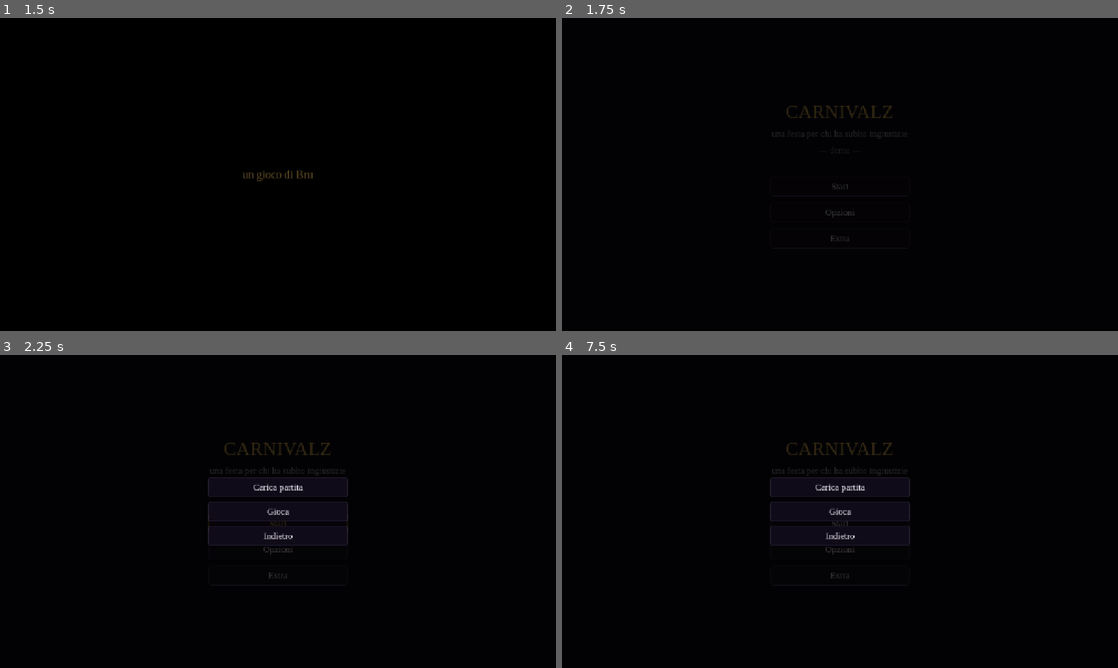
Above: before the commit, frames 1-4 (two rows, left to right).
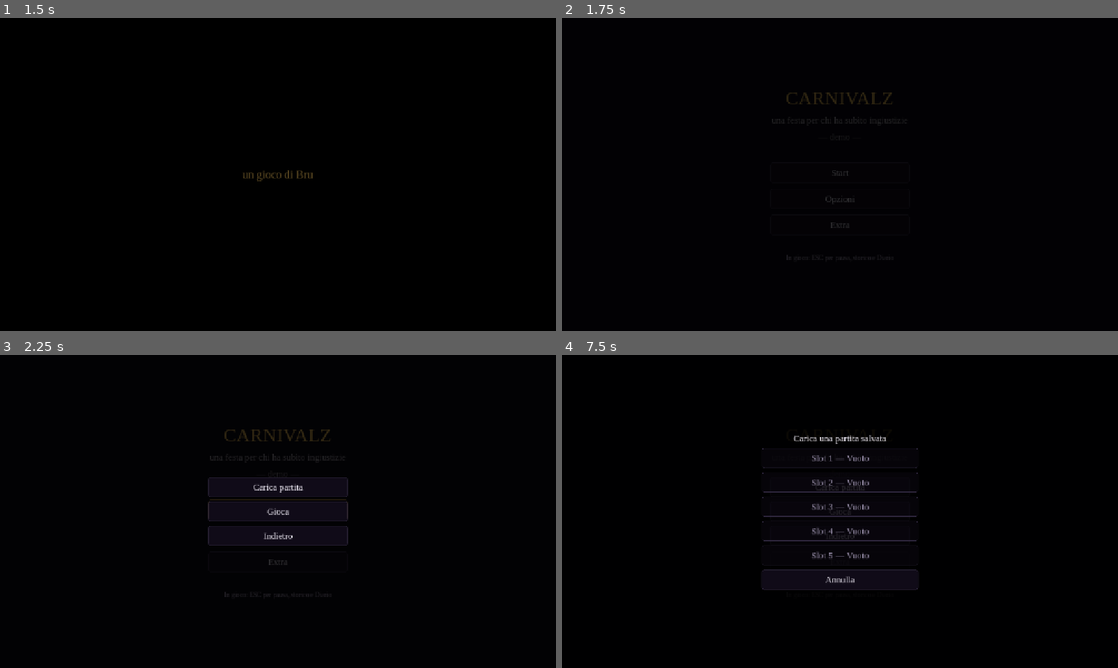
Above: after the commit, the same moments.

Repository: Rio-Chico-Devs/Carnivalz
Game: Godot game, scene res://scenes/Splash.tscn
The game is run twice, just before and just after one commit, with the same random seed, the same clock (stepped at 60 frames per second) and the same inputs.
Inputs (mouse positions are in pixels of both pictures, inside the frame that each line leads up to):
- Up to frame 1 (1.5 s): click (278, 174) at 0.5 s; click (278, 174) at 1.25 s
- Up to frame 2 (1.75 s): no input
- Up to frame 3 (2.25 s): click "Start" at 2 s
- Up to frame 4 (7.5 s): click "Carica partita" at 2.75 s; click "Indietro" at 3.5 s; click "Start" at 4.25 s; click "Gioca" at 5 s; click "Gioca" at 5.75 s; click "Opzioni" at 6.5 s; click "Extra" at 7.25 s

Frame 1 is identical in both runs. In frame 2, 0.6% of the frame differs, in the area x 37-61%, y 23-78%; in frame 3, 0.7%; in frame 4, 1.9%, in the area x 36-64%, y 25-76%.

Commit message:
Menu di pausa con storico dei dialoghi e Diario (ESC)
Tre mancanze che erano in realta' la stessa: il gioco non si poteva
fermare. Chi saltava una battuta con un click di troppo non poteva
rileggerla, chi si alzava dalla sedia a meta' combattimento lasciava i
turni a scorrere, e il Diario di cui il tutorial parlava non esisteva.

- scripts/Pausa.gd (nuovo autoload, CanvasLayer 100): pausa aperta con
  ESC da qualunque schermata di gioco. E' un autoload e non una scena
  perche' cambiare scena da dentro uno squarcio distruggerebbe la
  schermata eventi e rientrarci rifarebbe partire il nodo corrente, con
  i suoi agguati. Non si apre a meta' di una dissolvenza; ESC da un
  sotto-pannello torna al menu invece di buttare fuori dalla pausa.
- GameState.storico + registra_storico(): ogni messaggio che passa dal
  box viene ricordato (tetto di 200 voci), con il colore del suo tipo.
  Non entra nel salvataggio; svuotato da nuova_partita e reset_campagna.
- Diario: stato e statistiche, cosa sta facendo crescere il
  protagonista (quanto manca al prossimo punto, per ogni azione
  tracciata), passive, squadra, osservazioni e la valutazione
  dell'Organizzazione, che parla per gradi e non per percentuali.
- Fix: in Godot create_timer() ignora la pausa di default. I due punti
  dove serviva (turno nemico, uscita dalla zona) ora passano false,
  altrimenti il combattimento andava avanti dietro al menu aperto.
- Transizioni in PROCESS_MODE_ALWAYS: una dissolvenza deve poter finire
  anche in pausa, o lo schermo resta nero.
- Scoperta: il tutorial nomina il Diario esplicitamente e il menu
  principale porta una riga discreta sull'ESC.

Co-Authored-By: Claude Opus 5 <noreply@anthropic.com>
Claude-Session: https://claude.ai/code/session_01AE7uzpDH1Lo1PHb29aXJxZ

Diff:
--- a/data/events_tutorial.json
+++ b/data/events_tutorial.json
@@ -207,7 +207,8 @@
 				{ "tipo": "narrazione", "testo": "Uno schermo oscurato si accende con un ronzio elettrico." },
 				{ "tipo": "dialogo", "chi": "figura_misteriosa", "testo": "Buongiorno unità Pk09, ci rallegriamo di ritrovarti operativo e in ottima salute. Proseguiamo a renderti grazie per i tuoi sforzi e ti confermiamo il successo dell'operazione." },
 				{ "tipo": "dialogo", "chi": "figura_misteriosa", "testo": "Vanno corretti alcuni errori grammaticali nelle pratiche, errore trascurabile, ma ci teniamo a fartelo presente. Per il resto hai già disponibile nel tuo diario gli eventi che vanno completati nell'arco della giornata." },
-				{ "tipo": "narrazione", "testo": "[Qui andrà spiegato il menu del Diario: le tue osservazioni personali, i task, gli eventi, i legami con la squadra, il tasso di soddisfazione dell'Organizzazione e le tue statistiche — schermata non ancora costruita.]" },
+				{ "tipo": "dialogo", "chi": "figura_misteriosa", "testo": "Le ricordiamo che il suo Diario è sempre consultabile: vi troverà le sue statistiche, quali sue abitudini la stanno facendo crescere, le creature che ha studiato, i legami con la squadra e la nostra valutazione sul suo operato." },
+				{ "tipo": "narrazione", "testo": "Puoi aprire il Diario in qualunque momento premendo ESC: da lì passi anche allo storico di tutto quello che hai letto finora." },
 				{ "tipo": "dialogo", "chi": "figura_misteriosa", "testo": "Bene unità Pk09, la nostra attuale istanza si ritira per deliberare. Complimenti per il tuo recente successo, ci aspettiamo grandi cose da lei. Per aspera ad astra!" },
 				{ "tipo": "narrazione", "testo": "Lo schermo si spegne con un ronzio elettrico." },
 				{ "tipo": "dialogo", "chi": "anonimo", "testo": "Bene, finalmente la parte noiosa è finita, odio le scartoffie... Dovrei vedermi con Veronica per il mio ultimo allenamento..." }
--- a/project.godot
+++ b/project.godot
@@ -18,6 +18,7 @@
 Stile="*res://scripts/Stile.gd"
 Impostazioni="*res://scripts/Impostazioni.gd"
 Transizioni="*res://scripts/Transizioni.gd"
+Pausa="*res://scripts/Pausa.gd"
 
 [display]
 
--- a/scripts/Combattimento.gd
+++ b/scripts/Combattimento.gd
@@ -474,7 +474,9 @@
 			# battute "dopo" commentano quel che e' appena successo, non lo anticipano
 			avanza_tutorial(azione)
 	else:
-		await get_tree().create_timer(0.8).timeout
+		# process_always = false: in Godot un timer ignora la pausa di default,
+		# e il nemico agirebbe dietro al menu di pausa aperto
+		await get_tree().create_timer(0.8, false).timeout
 		turno_nemico(attaccante)
 	if giocatore_e_fuggito:
 		return  # il combattimento e' finito qui, niente altro da risolvere sul turno
--- a/scripts/GameState.gd
+++ b/scripts/GameState.gd
@@ -85,6 +85,13 @@
 var passive_sbloccate: Array[String] = []
 var passive_da_notificare: Array[String] = []  # svuotato da chi le mostra a schermo
 var nodi_visitati: Array[String] = []    # per contare l'esplorazione (una volta per stanza)
+
+# Storico dei messaggi gia' letti nel box: in un gioco fatto di testo, un click
+# di troppo non deve far perdere per sempre una battuta. Non entra nel
+# salvataggio (e' contesto della sessione, non progresso) e ha un tetto, cosi'
+# una partita lunga non se lo porta dietro all'infinito.
+const STORICO_MASSIMO := 200
+var storico: Array[Dictionary] = []      # {tipo, chi, testo}, dal piu' vecchio
 
 # hp che il party si porta dietro da uno scontro al successivo, finche' gli
 # scontri si incatenano senza respiro (ondate di agguati, fasi di un boss).
@@ -279,6 +286,7 @@
 	passive_sbloccate.clear()
 	passive_da_notificare.clear()
 	nodi_visitati.clear()
+	storico.clear()
 	hp_persistenti.clear()
 	sacca.clear()
 	collezionabili.clear()
@@ -618,6 +626,15 @@
 func aggiungi_ospite(id_personaggio: String) -> void:
 	if personaggi.has(id_personaggio) and id_personaggio not in ospiti:
 		ospiti.append(id_personaggio)
+
+func registra_storico(tipo: String, chi: String, testo: String) -> void:
+	# ogni messaggio che passa dal box finisce qui, cosi' il giocatore puo'
+	# rileggerlo dalla pausa anche se ha cliccato troppo in fretta
+	if testo.strip_edges() == "":
+		return
+	storico.append({"tipo": tipo, "chi": chi, "testo": testo})
+	if storico.size() > STORICO_MASSIMO:
+		storico.remove_at(0)
 
 func segna_studiato(id_personaggio: String) -> void:
 	if id_personaggio not in studiati:
@@ -820,4 +837,5 @@
 	file_eventi_corrente = ""
 	stanza_iniziale_zona = ""
 	mappa_zona = {}
+	storico.clear()
 	annulla_combattimento()
--- a/scripts/Main.gd
+++ b/scripts/Main.gd
@@ -171,7 +171,7 @@
 		nascondi_comandi()
 		mostra_messaggio(seq[0] if not seq.is_empty() else {"tipo": "narrazione", "testo": ""})
 		area_avanza.visible = false
-		await get_tree().create_timer(2.2).timeout
+		await get_tree().create_timer(2.2, false).timeout  # false = rispetta la pausa
 		GameState.congeda_tutti_temporanei()
 		Transizioni.vai(SCENA_VUOTO)
 		return
@@ -285,6 +285,7 @@
 	var tipo := String(msg.get("tipo", "narrazione"))
 	var contenuto := sostituisci_nome(String(msg.get("testo", "")))
 	if tipo == "titolo":
+		GameState.registra_storico(tipo, "", contenuto)
 		mostra_carta_titolo(contenuto)
 		return
 	carta_titolo.visible = false
@@ -298,6 +299,7 @@
 		evidenzia_parlante(chi)
 	else:
 		evidenzia_parlante("")
+	GameState.registra_storico(tipo, nome_parlante, contenuto)
 	box.mostra(tipo, contenuto, nome_parlante)
 
 func mostra_carta_titolo(contenuto: String) -> void:
--- a/scripts/Menu.gd
+++ b/scripts/Menu.gd
@@ -64,6 +64,15 @@
 	bottone_extra.pressed.connect(func() -> void:
 		Transizioni.vai(SCENA_EXTRA))
 	colonna.add_child(bottone_extra)
+
+	# il menu di pausa non ha un pulsante a schermo: se non lo si dice qui,
+	# nessuno scopre che esiste (e con lui lo storico e il Diario)
+	colonna.add_child(_spazio(16))
+	var suggerimento := Label.new()
+	suggerimento.text = "In gioco: ESC per pausa, storico e Diario"
+	suggerimento.horizontal_alignment = HORIZONTAL_ALIGNMENT_CENTER
+	Stile.etichetta_piccola(suggerimento)
+	colonna.add_child(suggerimento)
 
 func _su_start() -> void:
 	var overlay := ColorRect.new()
--- /dev/null
+++ b/scripts/Pausa.gd
@@ -0,0 +1,380 @@
+extends CanvasLayer
+
+# Autoload: il menu di pausa, disponibile ovunque con ESC (azione "ui_cancel").
+#
+# Perche' un autoload e non una scena: da dentro uno squarcio non si puo'
+# cambiare scena per aprire un menu — la schermata eventi verrebbe distrutta e
+# rientrarci rifarebbe partire il nodo corrente (con i suoi agguati). Qui
+# invece e' tutto un velo sopra la scena viva, che non tocca niente di quello
+# che c'e' sotto.
+#
+# Tre pannelli, uno alla volta:
+#   menu     -> Riprendi / Storico / Diario / volumi / Torna al menu principale
+#   storico  -> i messaggi gia' letti (GameState.storico), dal piu' recente
+#   diario   -> chi sei diventato: statistiche, come sono cresciute, passive,
+#               squadra, creature studiate, valutazione dell'Organizzazione
+#
+# Mentre e' aperto l'albero e' in pausa (get_tree().paused): i tween si
+# fermano, i timer del combattimento si fermano, niente va avanti alle spalle
+# del giocatore. Questo nodo e AudioManager restano in PROCESS_MODE_ALWAYS,
+# altrimenti si metterebbe in pausa anche la musica e il menu stesso.
+
+const LIVELLO := 100
+# schermate dove la pausa non ha senso (o dove ESC ha gia' un suo significato)
+const SCENE_ESCLUSE := [
+	"res://scenes/Splash.tscn",
+	"res://scenes/Menu.tscn",
+	"res://scenes/Opzioni.tscn",
+	"res://scenes/Extra.tscn",
+]
+const SCENA_MENU := "res://scenes/Menu.tscn"
+
+var velo: ColorRect
+var contenitore: MarginContainer
+var colonna: VBoxContainer
+var aperta := false
+var pannello := "menu"  # menu | storico | diario | uscita
+
+func _ready() -> void:
+	layer = LIVELLO
+	process_mode = Node.PROCESS_MODE_ALWAYS
+	AudioManager.process_mode = Node.PROCESS_MODE_ALWAYS  # la musica non si interrompe in pausa
+	velo = ColorRect.new()
+	velo.color = Color(0, 0, 0, 0.86)
+	velo.set_anchors_and_offsets_preset(Control.PRESET_FULL_RECT)
+	velo.visible = false
+	add_child(velo)
+	contenitore = MarginContainer.new()
+	contenitore.set_anchors_and_offsets_preset(Control.PRESET_FULL_RECT)
+	contenitore.add_theme_constant_override("margin_left", 90)
+	contenitore.add_theme_constant_override("margin_right", 90)
+	contenitore.add_theme_constant_override("margin_top", 50)
+	contenitore.add_theme_constant_override("margin_bottom", 50)
+	velo.add_child(contenitore)
+
+func _unhandled_input(evento: InputEvent) -> void:
+	if not evento.is_action_pressed("ui_cancel"):
+		return
+	if aperta:
+		# ESC da un sotto-pannello torna al menu, non butta fuori dalla pausa:
+		# chi stava rileggendo lo storico non vuole ritrovarsi in combattimento
+		if pannello == "menu":
+			chiudi()
+		else:
+			mostra_menu()
+	elif pausabile():
+		apri()
+	get_viewport().set_input_as_handled()
+
+func pausabile() -> bool:
+	# niente pausa a meta' di una dissolvenza tra schermate: si riaprirebbe su
+	# una scena che sta gia' sparendo
+	if Transizioni.in_corso:
+		return false
+	var scena := get_tree().current_scene
+	if scena == null:
+		return false
+	return scena.scene_file_path not in SCENE_ESCLUSE
+
+# --- apertura/chiusura ---
+
+func apri() -> void:
+	aperta = true
+	velo.visible = true
+	get_tree().paused = true
+	mostra_menu()
+
+func chiudi() -> void:
+	aperta = false
+	velo.visible = false
+	get_tree().paused = false
+	svuota()
+
+func svuota() -> void:
+	if colonna != null and is_instance_valid(colonna):
+		colonna.queue_free()
+	colonna = null
+
+func nuova_colonna() -> VBoxContainer:
+	svuota()
+	colonna = VBoxContainer.new()
+	colonna.add_theme_constant_override("separation", 14)
+	contenitore.add_child(colonna)
+	return colonna
+
+func intestazione(testo: String) -> void:
+	var titolo := Label.new()
+	titolo.text = testo
+	titolo.add_theme_font_size_override("font_size", Stile.dimensione("sezione"))
+	titolo.add_theme_color_override("font_color", Stile.colore("accento"))
+	colonna.add_child(titolo)
+
+func bottone(testo: String, richiamo: Callable) -> Button:
+	var b := Button.new()
+	b.text = testo
+	Stile.scelta(b)
+	b.pressed.connect(richiamo)
+	colonna.add_child(b)
+	return b
+
+# --- pannello: menu ---
+
+func mostra_menu() -> void:
+	nuova_colonna()
+	pannello = "menu"
+	intestazione("Pausa")
+	var primo := bottone("Riprendi", chiudi)
+	bottone("Storico dei dialoghi", mostra_storico)
+	bottone("Diario", mostra_diario)
+	cursore("Volume generale", Impostazioni.volume_master, func(v: float) -> void:
+		Impostazioni.volume_master = v
+		Impostazioni.applica_volumi()
+		Impostazioni.salva())
+	cursore("Musica", Impostazioni.volume_musica, func(v: float) -> void:
+		Impostazioni.volume_musica = v
+		Impostazioni.applica_volumi()
+		Impostazioni.salva())
+	bottone("Torna al menu principale", conferma_uscita)
+	primo.grab_focus()
+
+func cursore(testo: String, valore: float, su_cambio: Callable) -> void:
+	var riga := HBoxContainer.new()
+	riga.add_theme_constant_override("separation", 14)
+	colonna.add_child(riga)
+	var etichetta := Label.new()
+	etichetta.text = testo
+	etichetta.custom_minimum_size = Vector2(200, 0)
+	Stile.etichetta_piccola(etichetta)
+	riga.add_child(etichetta)
+	var slider := HSlider.new()
+	slider.min_value = 0.0
+	slider.max_value = 1.0
+	slider.step = 0.05
+	slider.value = valore
+	slider.size_flags_horizontal = Control.SIZE_EXPAND_FILL
+	slider.value_changed.connect(su_cambio)
+	riga.add_child(slider)
+
+func conferma_uscita() -> void:
+	# uscire da qui butta via i progressi della zona in corso: si salva solo
+	# dalla mappa stellare, quindi va detto chiaro prima di farlo
+	nuova_colonna()
+	pannello = "uscita"
+	intestazione("Tornare al menu?")
+	var avviso := Label.new()
+	avviso.text = "Il gioco salva solo dalla mappa stellare: tutto quello che hai fatto\ndentro questa zona (stanze, oggetti raccolti, Tazo) andrà perso."
+	avviso.add_theme_color_override("font_color", Stile.colore("pericolo"))
+	colonna.add_child(avviso)
+	var primo := bottone("No, resto qui", mostra_menu)
+	bottone("Sì, torna al menu principale", func() -> void:
+		chiudi()
+		GameState.reset_campagna()
+		Transizioni.vai(SCENA_MENU))
+	primo.grab_focus()
+
+# --- pannello: storico ---
+
+func mostra_storico() -> void:
+	nuova_colonna()
+	pannello = "storico"
+	intestazione("Storico dei dialoghi")
+	var scorrevole := ScrollContainer.new()
+	scorrevole.size_flags_vertical = Control.SIZE_EXPAND_FILL
+	colonna.add_child(scorrevole)
+	var righe := VBoxContainer.new()
+	righe.add_theme_constant_override("separation", 12)
+	righe.size_flags_horizontal = Control.SIZE_EXPAND_FILL
+	scorrevole.add_child(righe)
+	if GameState.storico.is_empty():
+		var vuoto := Label.new()
+		vuoto.text = "Non hai ancora letto niente."
+		Stile.etichetta_piccola(vuoto)
+		righe.add_child(vuoto)
+	for voce in GameState.storico:
+		righe.add_child(riga_storico(voce))
+	bottone("Indietro", mostra_menu).grab_focus()
+	# si apre gia' in fondo: l'ultima cosa letta e' quella che interessa di piu'
+	await get_tree().process_frame
+	if is_instance_valid(scorrevole):
+		scorrevole.scroll_vertical = int(scorrevole.get_v_scroll_bar().max_value)
+
+func riga_storico(voce: Dictionary) -> Control:
+	var tipo := String(voce.get("tipo", "narrazione"))
+	var chi := String(voce.get("chi", ""))
+	var testo := String(voce.get("testo", ""))
+	var blocco := VBoxContainer.new()
+	blocco.add_theme_constant_override("separation", 2)
+	if chi != "":
+		var nome := Label.new()
+		nome.text = chi
+		nome.add_theme_color_override("font_color", Stile.colore("accento"))
+		nome.add_theme_font_size_override("font_size", Stile.dimensione("piccolo"))
+		blocco.add_child(nome)
+	var corpo := RichTextLabel.new()
+	corpo.bbcode_enabled = true
+	corpo.fit_content = true
+	corpo.scroll_active = false
+	corpo.size_flags_horizontal = Control.SIZE_EXPAND_FILL
+	corpo.add_theme_font_size_override("normal_font_size", Stile.dimensione("piccolo"))
+	corpo.add_theme_font_size_override("italics_font_size", Stile.dimensione("piccolo"))
+	corpo.add_theme_font_size_override("bold_font_size", Stile.dimensione("piccolo"))
+	match tipo:
+		"dialogo":
+			corpo.text = testo
+			corpo.add_theme_color_override("default_color", Stile.colore("testo"))
+		"notifica":
+			corpo.text = testo
+			corpo.add_theme_color_override("default_color", Stile.colore("accento"))
+		"titolo":
+			corpo.text = "[b]%s[/b]" % testo
+			corpo.add_theme_color_override("default_color", Stile.colore("accento"))
+		_:
+			corpo.text = "[i]%s[/i]" % testo
+			corpo.add_theme_color_override("default_color", Stile.colore("narrazione"))
+	blocco.add_child(corpo)
+	return blocco
+
+# --- pannello: diario ---
+
+func mostra_diario() -> void:
+	nuova_colonna()
+	pannello = "diario"
+	intestazione("Diario — unità Pk09")
+	var scorrevole := ScrollContainer.new()
+	scorrevole.size_flags_vertical = Control.SIZE_EXPAND_FILL
+	colonna.add_child(scorrevole)
+	var corpo := VBoxContainer.new()
+	corpo.add_theme_constant_override("separation", 18)
+	corpo.size_flags_horizontal = Control.SIZE_EXPAND_FILL
+	scorrevole.add_child(corpo)
+	sezione_stato(corpo)
+	sezione_crescita(corpo)
+	sezione_passive(corpo)
+	sezione_squadra(corpo)
+	sezione_osservazioni(corpo)
+	sezione_organizzazione(corpo)
+	bottone("Indietro", mostra_menu).grab_focus()
+
+func titolo_sezione(genitore: VBoxContainer, testo: String) -> void:
+	var t := Label.new()
+	t.text = testo
+	t.add_theme_font_size_override("font_size", Stile.dimensione("nome"))
+	t.add_theme_color_override("font_color", Stile.colore("accento"))
+	genitore.add_child(t)
+
+func voce_diario(genitore: VBoxContainer, etichetta: String, valore: String) -> void:
+	var riga := HBoxContainer.new()
+	riga.add_theme_constant_override("separation", 12)
+	genitore.add_child(riga)
+	var sinistra := Label.new()
+	sinistra.text = etichetta
+	sinistra.custom_minimum_size = Vector2(280, 0)
+	Stile.etichetta_piccola(sinistra)
+	riga.add_child(sinistra)
+	var destra := Label.new()
+	destra.text = valore
+	destra.add_theme_font_size_override("font_size", Stile.dimensione("piccolo"))
+	riga.add_child(destra)
+
+func sezione_stato(genitore: VBoxContainer) -> void:
+	titolo_sezione(genitore, "Stato")
+	var livello := GameState.livello_di(GameState.id_protagonista)
+	var xp_ora := int(GameState.xp.get(GameState.id_protagonista, 0))
+	voce_diario(genitore, "Livello", "%d  (%d / %d esperienza)" % [livello, xp_ora, GameState.fabbisogno_xp(livello)])
+	var tabella_stat: Dictionary = GameState.crescita.get("stat", {})
+	for chiave in tabella_stat:
+		var nome_stat := String(chiave)
+		var info: Dictionary = tabella_stat[chiave]
+		var guadagnati := int(GameState.punti_stat.get(nome_stat, 0))
+		var testo := str(GameState.stat_di(nome_stat))
+		if guadagnati > 0:
+			testo += "   (base %d + %d guadagnati)" % [GameState.stat_base_di(nome_stat), guadagnati]
+		voce_diario(genitore, String(info.get("nome", nome_stat)), testo)
+
+func sezione_crescita(genitore: VBoxContainer) -> void:
+	# la parte piu' utile del diario: non "quanto vali", ma COSA ti sta facendo
+	# crescere. Ogni riga dice quanto manca al prossimo punto di quella stat.
+	titolo_sezione(genitore, "Cosa ti sta cambiando")
+	var regole_crescita: Dictionary = GameState.crescita.get("crescita", {})
+	if regole_crescita.is_empty():
+		return
+	var tabella_stat: Dictionary = GameState.crescita.get("stat", {})
+	for chiave in regole_crescita:
+		var nome_azione := String(chiave)
+		var regola: Dictionary = regole_crescita[chiave]
+		var ogni := maxi(int(regola.get("ogni", 1)), 1)
+		var fatte := int(GameState.contatori.get(nome_azione, 0))
+		var nome_stat := String(regola.get("stat", ""))
+		var info_stat: Dictionary = tabella_stat.get(nome_stat, {})
+		var nome_leggibile := String(info_stat.get("nome", nome_stat))
+		voce_diario(genitore, etichetta_azione(nome_azione),
+				"%d / %d verso +%d %s" % [fatte % ogni, ogni, int(regola.get("punti", 1)), nome_leggibile])
+
+func etichetta_azione(nome_azione: String) -> String:
+	match nome_azione:
+		"attacchi_sferrati": return "Colpi che hai sferrato"
+		"danni_subiti": return "Danni che hai incassato"
+		"difese": return "Volte che hai tenuto la guardia"
+		"studi": return "Creature che hai studiato"
+		"fughe": return "Volte che sei scappato"
+		"oggetti_usati": return "Oggetti che hai usato"
+		"stanze_esplorate": return "Stanze che hai esplorato"
+		"stress_accumulato": return "Stress che hai retto"
+		"critici_inflitti": return "Colpi critici che hai messo a segno"
+		_: return nome_azione
+
+func sezione_passive(genitore: VBoxContainer) -> void:
+	titolo_sezione(genitore, "Abilità passive")
+	if GameState.passive_sbloccate.is_empty():
+		var vuoto := Label.new()
+		vuoto.text = "Nessuna, per ora."
+		Stile.etichetta_piccola(vuoto)
+		genitore.add_child(vuoto)
+		return
+	for gruppo in ["passive_livello", "passive_soglia", "passive_rare"]:
+		var elenco: Array = GameState.crescita.get(gruppo, [])
+		for elemento in elenco:
+			var voce: Dictionary = elemento
+			if not GameState.ha_passiva(String(voce.get("id", ""))):
+				continue
+			voce_diario(genitore, String(voce.get("nome", "")), String(voce.get("descrizione", "")))
+
+func sezione_squadra(genitore: VBoxContainer) -> void:
+	titolo_sezione(genitore, "Squadra")
+	voce_diario(genitore, "Legame", "%d / 100" % GameState.legame)
+	for id_classe in GameState.party:
+		if id_classe == GameState.id_protagonista:
+			continue
+		var definizione: Dictionary = GameState.classi.get(id_classe, {})
+		var nome := String(definizione.get("nome", id_classe))
+		var temporaneo := " (temporaneo)" if id_classe in GameState.alleati_temporanei else ""
+		voce_diario(genitore, nome + temporaneo, "Lv %d   ·   stress %d" % [
+			GameState.livello_di(id_classe), GameState.stress_di(id_classe)])
+
+func sezione_osservazioni(genitore: VBoxContainer) -> void:
+	titolo_sezione(genitore, "Osservazioni")
+	voce_diario(genitore, "Creature studiate", "%d" % GameState.studiati.size())
+	voce_diario(genitore, "Creature incontrate", "%d" % GameState.bestiario.size())
+	voce_diario(genitore, "Oggetti catalogati", "%d / %d" % [
+		GameState.oggetti_catalogo.size(), GameState.oggetti.size()])
+	if GameState.resistenze_stato.is_empty():
+		return
+	for chiave in GameState.resistenze_stato:
+		var definizione: Dictionary = GameState.stati.get(chiave, {})
+		var nome := String(definizione.get("nome", chiave))
+		voce_diario(genitore, "Resistenza — " + nome, "+%d" % int(GameState.resistenze_stato[chiave]))
+
+func sezione_organizzazione(genitore: VBoxContainer) -> void:
+	titolo_sezione(genitore, "Organizzazione")
+	voce_diario(genitore, "Fonti estinte", "%d" % GameState.fonti_estinte)
+	voce_diario(genitore, "Valutazione", valutazione_organizzazione())
+
+func valutazione_organizzazione() -> String:
+	# l'Organizzazione parla per gradi, non per percentuali: e' un giudizio,
+	# non una barra. Sale con le fonti estinte
+	match GameState.fonti_estinte:
+		0: return "In osservazione."
+		1: return "Prestazione conforme alle attese."
+		2: return "Rendimento soddisfacente."
+		3: return "Elemento affidabile."
+		_: return "Elemento di valore. Aspettative in aumento."
--- a/scripts/Transizioni.gd
+++ b/scripts/Transizioni.gd
@@ -17,6 +17,9 @@
 
 func _ready() -> void:
 	layer = LIVELLO
+	# una dissolvenza deve poter finire anche se l'albero e' in pausa: altrimenti
+	# uscire dal menu di pausa lascerebbe lo schermo nero per sempre
+	process_mode = Node.PROCESS_MODE_ALWAYS
 	velo = ColorRect.new()
 	velo.color = Color(0, 0, 0, 0)
 	velo.set_anchors_and_offsets_preset(Control.PRESET_FULL_RECT)
